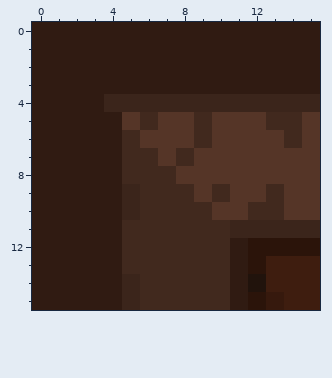
File history of a pixel-art file, Assets/Sprites/Tile/Wall-Corner-NW.ase. This is how it looked before the edit.
16x16 pixels, 1 frame. Colours within 5 levels of each other are drawn and written as one.
The same view after the edit:
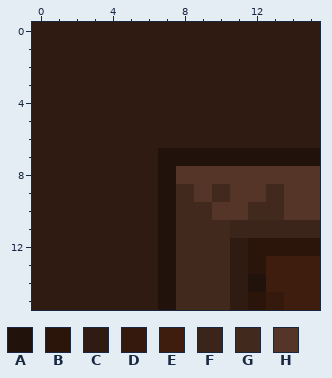
Palette (. is transparent): A #21130c  B #2b140a  C #301b12  D #36190d  E #3e1d0f  F #3b251b  G #41291e  H #553527
From old to new:
Layers "Layer 6", "Layer 5", "Layer 4":
Colour G gives way to colour A in row 7 at x 8; in rows 8 to 15 at x 7.
Colour H gives way to colour A in row 7 at x 7 and 9 to 15.
Colour F gives way to colour C in row 4 at x 4 to 15; in rows 9 to 10 at x 5; in rows 14 to 15 at x 5.
Colour G gives way to colour C in row 5 at x 6, 9 and 13 to 14; in row 6 at x 5, 9 and 14; in rows 7 to 8 at x 5 to 6; in rows 9 to 10 at x 6; in rows 11 to 13 at x 5 to 6; in rows 14 to 15 at x 6.
Colour H gives way to colour C in row 5 at x 5, 7 to 8, 10 to 12 and 15; in row 6 at x 6 to 8, 10 to 13 and 15.
Boxes around the changes in both pictures, in picture pixels (x1, y1, x2, y2):
changed: (104, 94, 320, 310)
